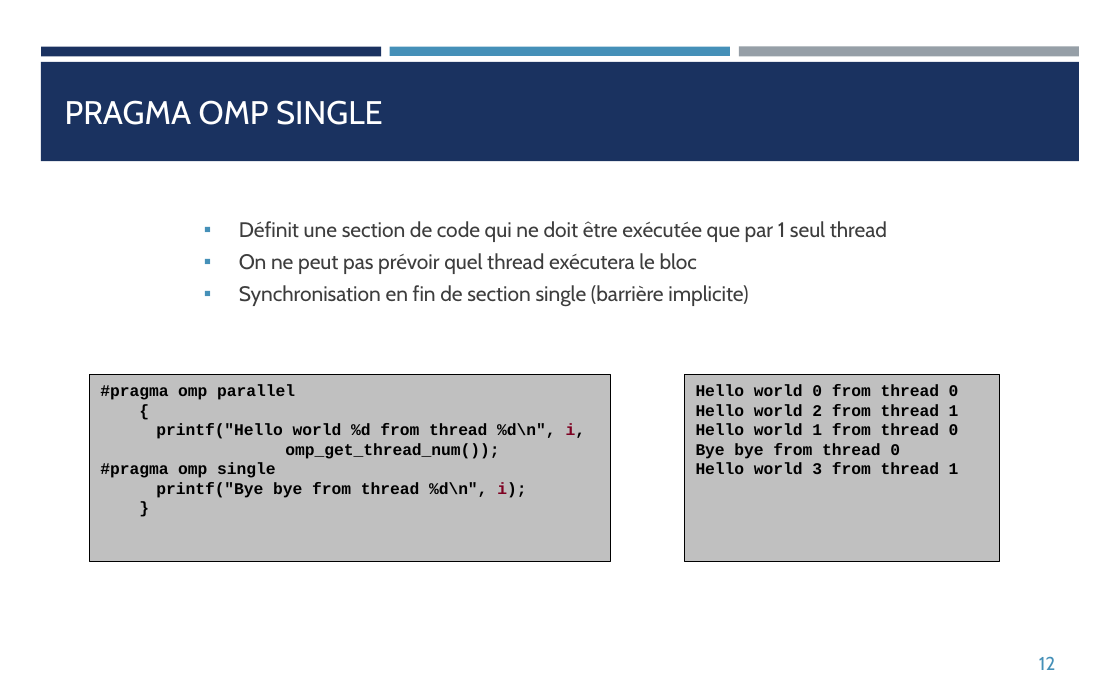
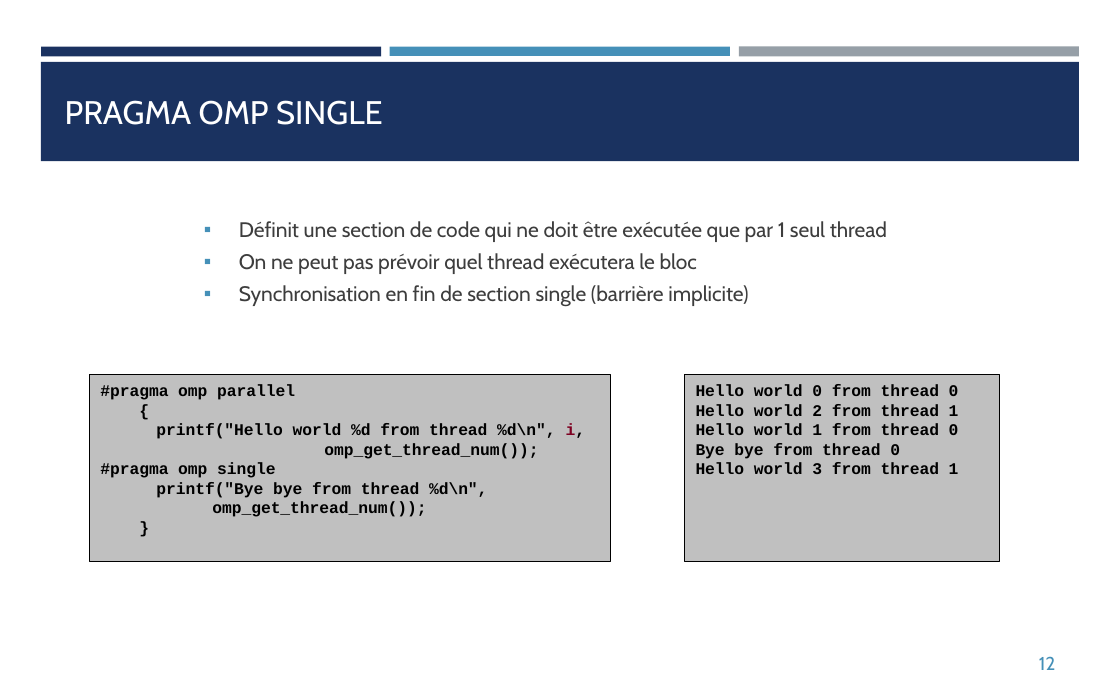
Before and after one commit to franckginguene/hpc_formation_scalian, a slide deck: slide 12 of Diapos/HPC_OpenMP.pptx. Drawn at 1120x700 pixels with LibreOffice and Linux fonts; fonts in the diff are those of the drawing. Boxes give left, top, right and bottom in pixels: in the first picture for what was removed or moved away, otherwise in the second. Text is boxed around its words. In the diff, an @@ line names an element or a change of style, - is before the commit and + after.

```diff
--- a/Diapos/HPC_OpenMP.pptx
+++ b/Diapos/HPC_OpenMP.pptx
@@ text in freeform shape at (x1=156, y1=482, x2=487, y2=517): text changed @@
-printf("Bye bye from thread %d\n", i);
+printf("Bye bye from thread %d\n", omp_get_thread_num());
```
Also in this commit, not shown: 1 other slide changed, 1 other file.
